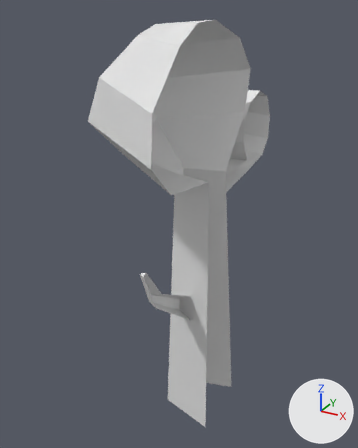
The FBX model Proyecto2/Assets/Prefabs/AssetDelNivel/Arbol12.fbx, before and after one commit.
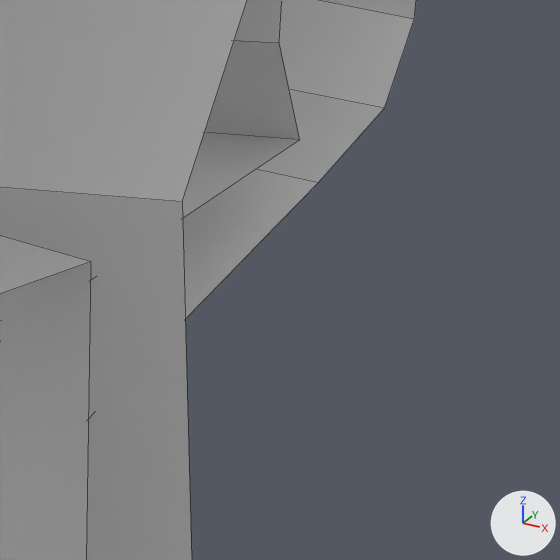
Old and new are each drawn whole from a camera (50 mm lens) standing at (3.83, -7.86, 8.01) and looking at (-0.39, -0.19, 4.18) and again close up on the part from 54% to 82% of the width and 30% to 53% of the height. Lighting does not change. The marker at lower right points along +X, +Y and +Z. The close-ups show mesh edges as thin lines. Where no turn or scale is listed for an object, it has been applied to the vertices.

The scene before the commit, as lines of its bpy script (objects in view):
```python
me_plane_008 = bpy.data.meshes.new('Plane.008')
me_plane_008.from_pydata(...)  # 62 vertices, 40 faces; spans x -1.16..0.55, y -2.61..2.02, z -4.84..3.04
ob_plane_004 = bpy.data.objects.new('Plane.004', me_plane_008)
ob_plane_004.location = (0.0, 0.0, 4.789)
```
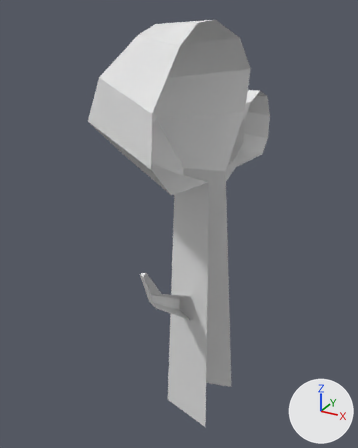
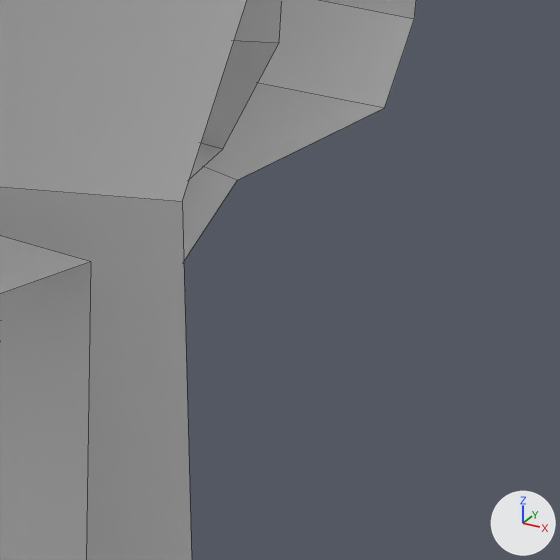
Patch to the scene script:
```diff
--- a/Proyecto2/Assets/Prefabs/AssetDelNivel/Arbol12.fbx.py
+++ b/Proyecto2/Assets/Prefabs/AssetDelNivel/Arbol12.fbx.py
@@ me_plane_008 @@
 me_plane_008.from_pydata(...)  # 62 vertices, 40 faces; spans x -1.16..0.55, y -2.61..2.02, z -4.84..3.04
 # used by ob_plane_004; location = (0.0, 0.0, 4.789)
-me_plane_008.vertices[0].co = (0.52, 0.86, 0.52)  # pixel (299, 139)
-me_plane_008.vertices[2].co = (0.52, 1.07, 0.3)  # pixel (318, 182)
+# me_plane_008 part 1
+me_plane_008.vertices[0].co = (0.25, 0.83, 0.45)  # pixel (222, 149)
+me_plane_008.vertices[2].co = (0.25, 0.98, 0.3)  # pixel (237, 180)
```

What differs and where, as boxes [x1, y1, x2, y2] in the close-ups (560 x 560 px; the box of a moved part takes in the faces that stretch with it):
part 1 of me_plane_008, moved or reshaped: before [88, 40, 384, 419]; after [182, 40, 383, 260]
